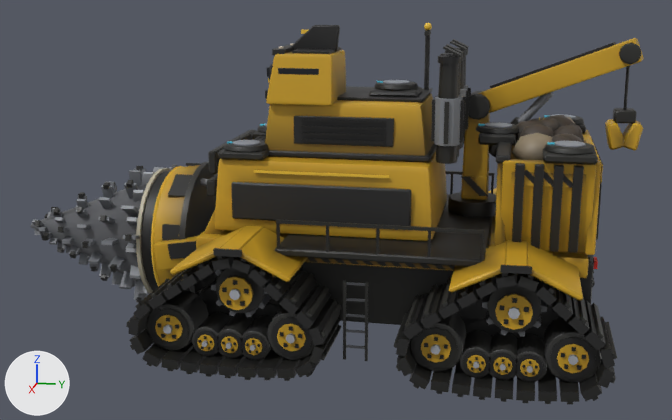
The glTF model assets/vehicles/ex_crawler_12.glb as it was, and as the next commit left it.
Camera for both pictures: a camera (50 mm lens) standing at (33.3, 4.5, 12.7) and looking at (0.1, -2.1, 4.4). Lighting does not change. The marker at lower left points along +X, +Y and +Z. The older version comes first. Where no turn or scale is listed for an object, it has been applied to the vertices. Vertices at exactly the same position are counted once.
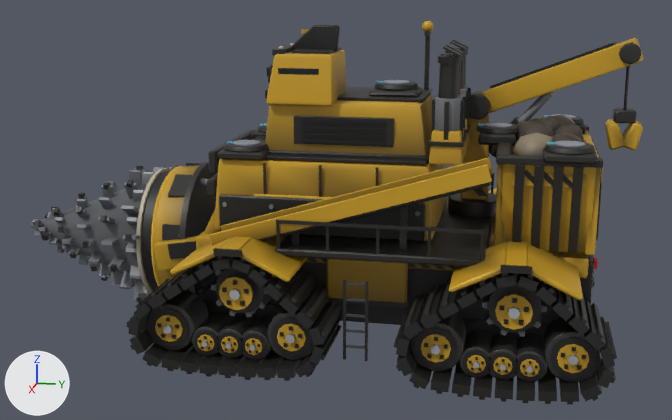
What differs and where, as boxes [x1, y1, x2, y2] in the pictures (672 x 420 px; the box of a moved part takes in the faces that stretch with it):
'Mesh_0', reshaped
    before: [126, 23, 644, 404]
    after: [126, 21, 644, 404]
part 1 of me_mesh_0, added
    after: [376, 167, 379, 186]
part 2 of me_mesh_0, added
    after: [319, 165, 322, 197]
part 3 of me_mesh_0, added
    after: [263, 163, 267, 194]
part 4 of me_mesh_0, added (mostly hidden)
    after: [291, 233, 299, 245]
part 5 of me_mesh_0, added
    after: [399, 206, 408, 251]
part 6 of me_mesh_0, moved or reshaped
    before: [231, 182, 412, 226]
    after: [219, 194, 425, 242]
part 7 of me_mesh_0, added
    after: [264, 154, 427, 165]
part 8 of me_mesh_0, added
    after: [258, 169, 492, 241]
part 9 of me_mesh_0, added
    after: [428, 138, 465, 147]
part 10 of me_mesh_0, added
    after: [497, 155, 603, 168]
part 11 of me_mesh_0, deleted
    before: [254, 170, 389, 178]
part 12 of me_mesh_0, built on
    before: [154, 23, 500, 292]
    after: [154, 21, 500, 308]
part 13 of me_mesh_0, recoloured
    both: [208, 29, 601, 295]
part 14 of me_mesh_0, recoloured
    before: [301, 23, 432, 34]
    after: [301, 21, 434, 34]

The change, as a list of edits to the scene's bpy script:
```text
Change me_mesh_0:
    used by ob_mesh_0; location = (-6.24, 8.65, -2.89)
    remove me_mesh_0.from_pydata(...)  # 11526 vertices, 21098 faces; spans x 0.0..12.5, y -17.2..0.0, z 2.9..14.1
    add me_mesh_0.from_pydata(...)  # 12632 vertices, 23150 faces; spans x 0.0..12.5, y -17.2..0.0, z 2.9..14.2
    me_mesh_0 part 1: a new loose piece, a box spanning x 9.092..9.147, y -8.859..-8.768, z 8.382..9.517, in mat_dark
    me_mesh_0 part 2: a new loose piece, a box spanning x 9.092..9.147, y -10.813..-10.722, z 8.382..9.517, in mat_dark
    me_mesh_0 part 3: a new loose piece, a box spanning x 9.092..9.147, y -12.767..-12.676, z 8.382..9.517, in mat_dark
    me_mesh_0 part 4: the loose piece of 24 vertices spanning x 7.8..8.9, y -14.9..-14.6, z 8.2..8.8 is copied, and the copy is scaled about its middle by (0.221, 0.688, 1.92), then moved by (1.8, 3.4, -1.3); it spans x 10.1..10.3, y -11.5..-11.3, z 6.7..7.7
    me_mesh_0 part 5: the loose piece of 32 vertices spanning x 9.4..10.1, y -4.3..-4.0, z 7.1..10.0 is copied, and the copy is turned -8 degrees about the y axis through its middle and scaled by 0.725, then moved by (0.4, -3.6, -0.8), in mat_dark; it spans x 10.1..10.3, y -7.9..-7.7, z 6.7..8.8
    me_mesh_0 part 6: the loose piece of 48 vertices spanning x 9.1..9.3, y -13.9..-7.6, z 7.5..8.8 is scaled about its middle by (1, 1.15, 1), then moved by (0.0, 0.0, -0.5)
    me_mesh_0 part 7: the loose piece of 48 vertices spanning x 8.2..8.4, y -11.9..-8.4, z 10.1..11.1 is copied, and the copy is scaled about its middle by (7.09, 1.67, 0.0917), then moved by (0.2, 0.0, -0.9); it spans x 8.0..8.9, y -13.0..-7.2, z 9.6..9.7
    me_mesh_0 part 8: the loose piece of 48 vertices spanning x 8.2..8.4, y -11.9..-8.4, z 10.1..11.1 is copied, and the copy is multiplied about its middle by the matrix ((-8.26, 0.0, 0.0), (0.0, -2.609, -0.103), (0.0, -0.786, 0.343)), then moved by (1.9, 0.5, -2.4); it spans x 9.6..10.7, y -14.2..-5.0, z 6.7..9.8
    me_mesh_0 part 9: the loose piece of 24 vertices spanning x 8.5..10.2, y -3.4..-1.8, z 10.1..10.4 is copied, and the copy is scaled about its middle by (0.746, 0.746, 0.605), then moved by (-1.2, -4.0, 0.1), in mat_trim; it spans x 7.6..8.8, y -7.2..-6.0, z 10.2..10.4
    me_mesh_0 part 10: the loose piece of 48 vertices spanning x 9.5..9.9, y -6.5..-2.2, z 3.8..4.7 is copied, and the copy is scaled about its middle by (2, 0.782, 0.227), then moved by (0.0, 1.1, 5.8), in mat_trim; it spans x 9.5..10.0, y -4.9..-1.6, z 10.0..10.2
    me_mesh_0 part 11: the loose piece of 8 vertices spanning x 9.1, y -13.1..-8.4, z 9.2 is deleted
    me_mesh_0 part 12: 56 vertices moved within x 3.7..12.4, y -16.8..-4.4, z 6.4..14.1; 10 vertices removed from x 4.5..4.7, y -7.7..-7.6, z 13.8..14.1; 496 vertices added at x 3.1..10.8, y -15.3..-5.0, z 4.8..14.2
    me_mesh_0 part 13: 1938 kept faces spanning x 0.1..12.4, y -17.0..-0.1, z 3.3..14.1 get new vertex colours; the middle colour goes from yellow #b28b1e to yellow #a4811c
    me_mesh_0 part 14: 40 faces spanning x 4.4..7.2, y -11.8..-7.5, z 13.8..14.1 switch from mat_glow to mat_hull
    other edits to the shape of me_mesh_0 do not show in these pictures
```
